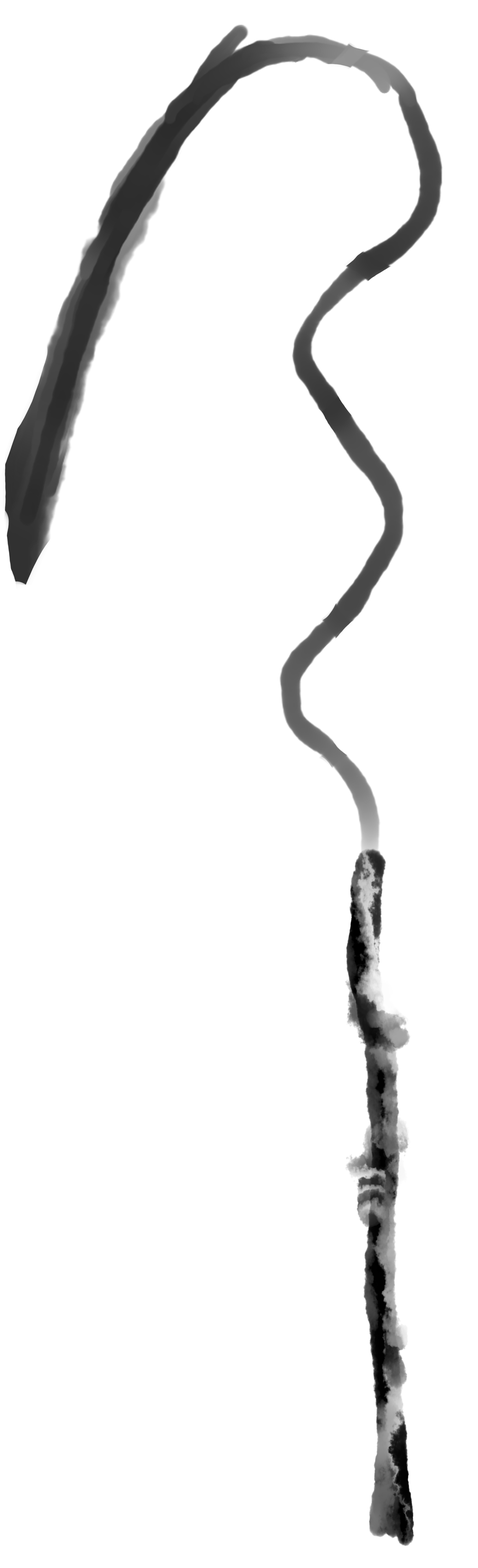
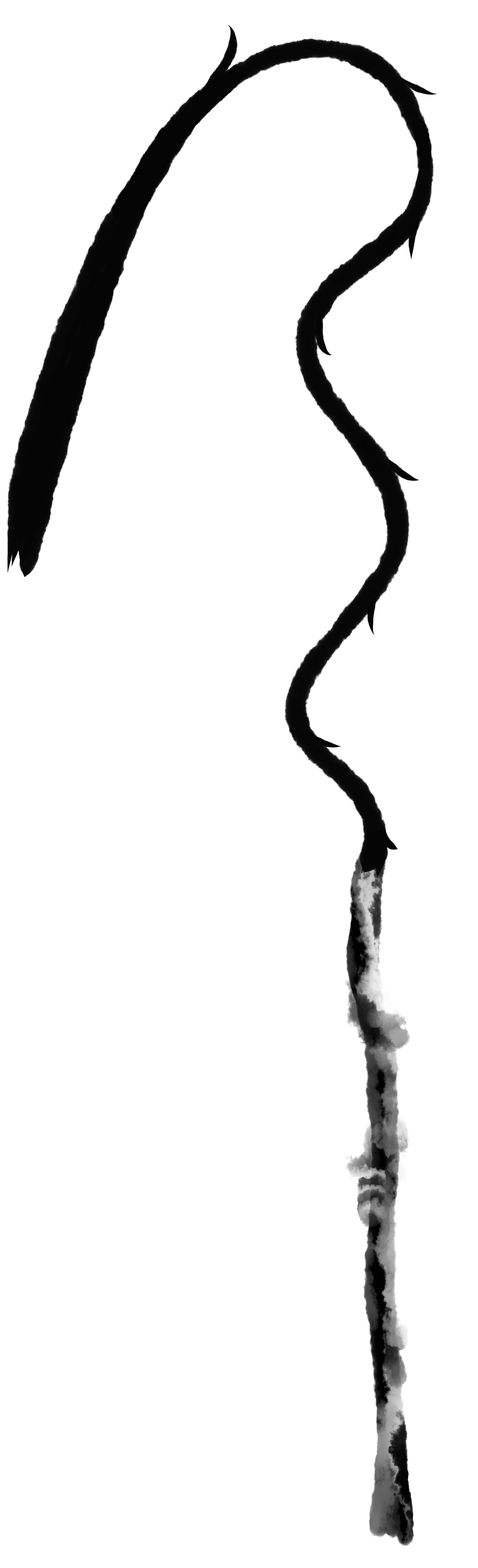
The second 478px x 1568px image is a revision of the first. Changes to its layers:
removed group "rough" (2 layers) over [1, 24, 444, 878]
added layer "レイヤー9" above "レイヤー8" over [112, 24, 437, 851]
added layer "レイヤー8" above "geteken" over [6, 38, 435, 878]
hid "geteken", opacity 100% → 67%, moved it out of group "rough", painted on it over [1, 24, 444, 871]
moved "レイヤー7" out of group "rough", painted on it over [358, 848, 398, 878]
